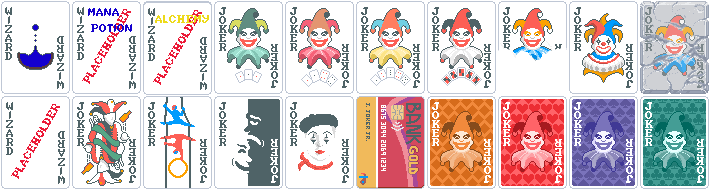
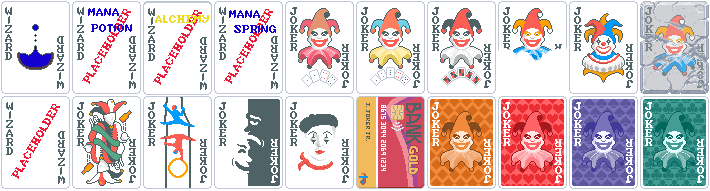
Layer changes from the first 710×191 image to the second:
added layer "Placeholder Mana Spring" above "Placeholder template" over [219,7,278,89]
